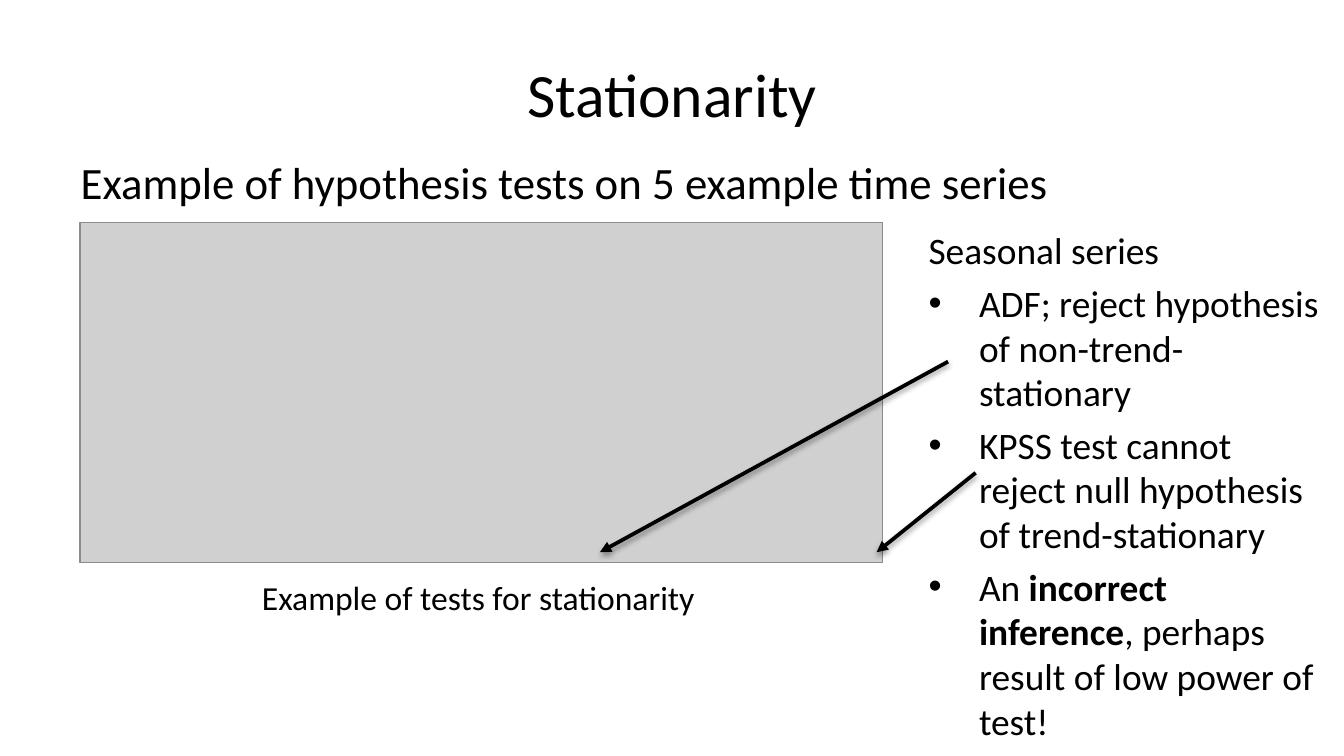
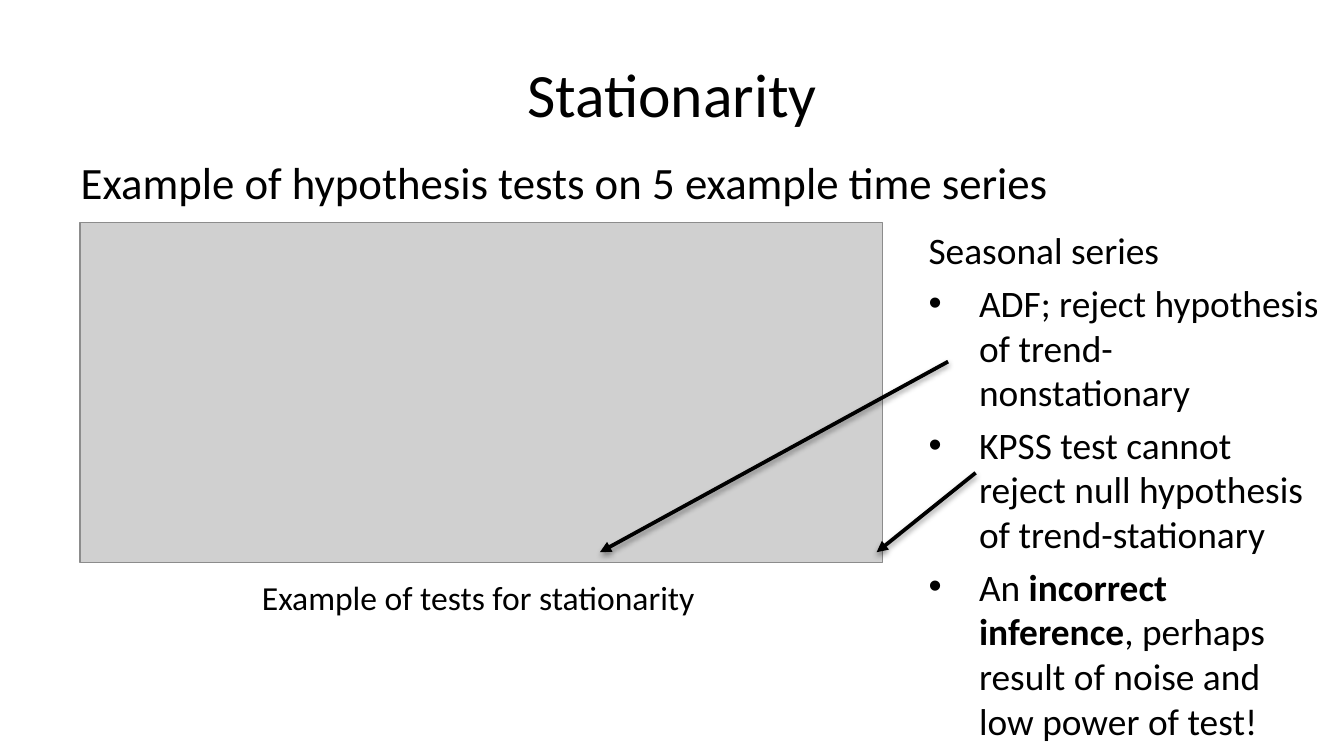
Before and after one commit to StephenElston/CSCI-E-83, a slide deck: slide 62 of LectureSlides/11_IntroductionToTimeSeries.pptx (slide 61 before the commit). Drawn at 1344x756 pixels with LibreOffice and Linux fonts; fonts in the diff are those of the drawing; grey boxes stand for pictures. Boxes give left, top, right and bottom in pixels: in the first picture for what was removed or moved away, otherwise in the second. Text is boxed around its words. In the diff, an @@ line names an element or a change of style, - is before the commit and + after.

```diff
--- a/LectureSlides/11_IntroductionToTimeSeries.pptx
+++ b/LectureSlides/11_IntroductionToTimeSeries.pptx
@@ text at <box>979,291,1319,412</box>: text changed @@
-• ADF; reject hypothesis of non-trend-stationary
+• ADF; reject hypothesis of trend-nonstationary
@@ text at <box>979,575,1265,741</box>: text changed @@
-• An incorrect inference, perhaps result of low power of test!
+• An incorrect inference, perhaps result of noise and low power of test!
```
Also in this commit, not shown: 8 other slides changed, 1 slide added.
